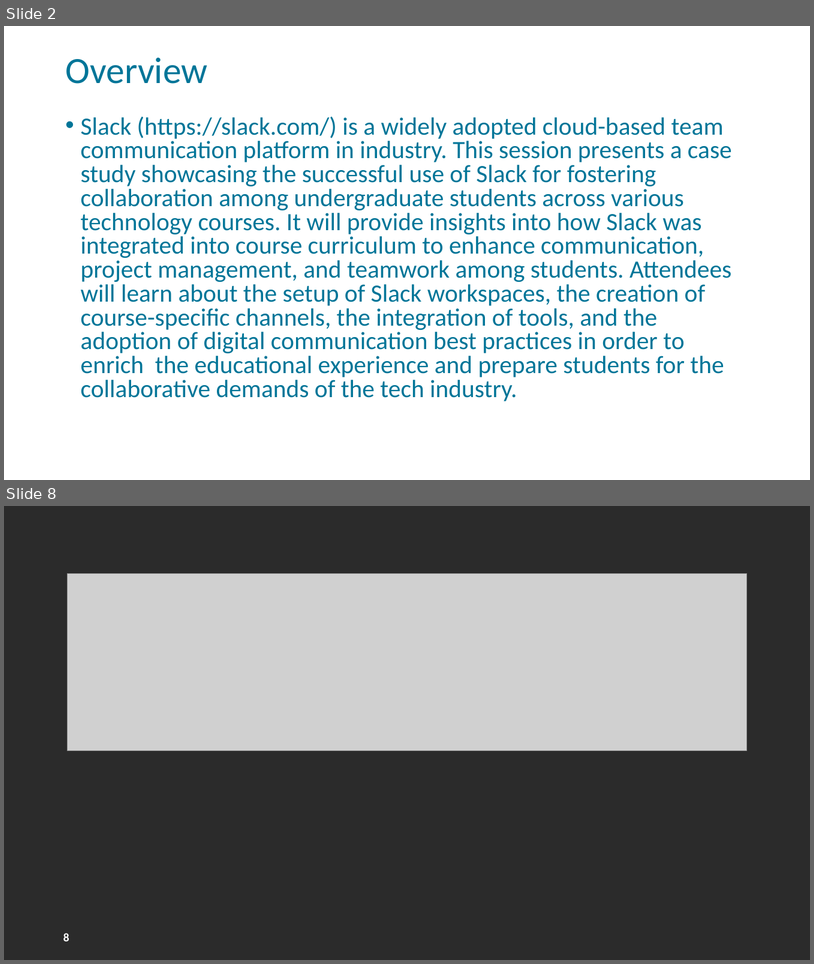
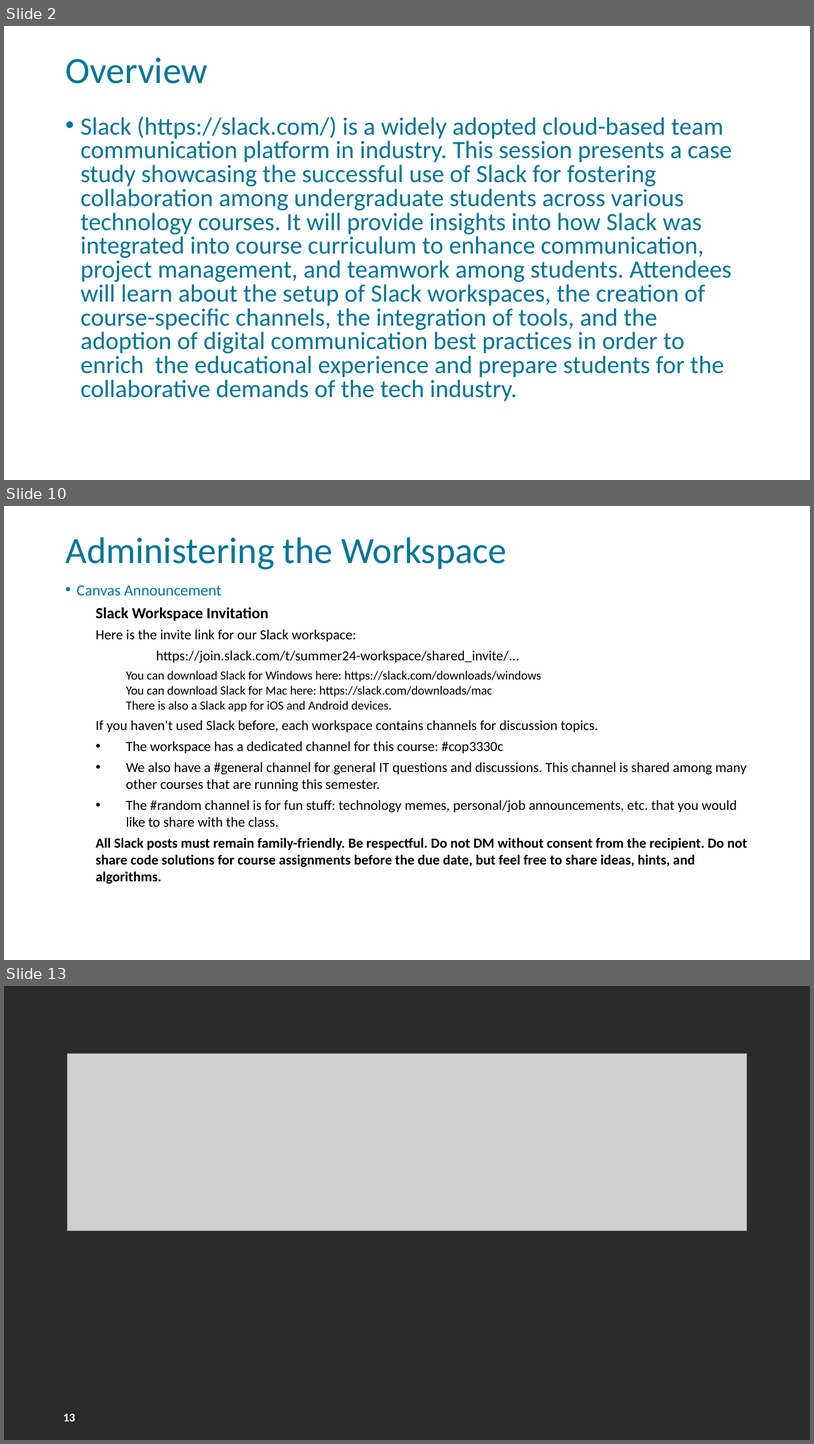
Before and after one commit to FSCJ-FacultyDev/HITEC2024, a slide deck: LeveragingSlackForStudentCollaboration.pptx. Shown one above the other, each under a label of ours: slides 2 and 8 before the commit, slides 2, 10 and 13 after it; the slides between them are not shown. The pictures are 814x964 and 814x1444 pixels, drawn with LibreOffice and Linux fonts; fonts in the diff are those of the drawing; grey boxes stand for pictures; background and template pictures are left out; a plain dark background stands for a picture behind light text. Boxes give left, top, right and bottom in pixels: in the first picture for what was removed or moved away, otherwise in the second. Text is boxed around its words. In the diff, an @@ line names an element or a change of style, - is before the commit and + after.

Commit message:
Added organization, admin slides

```diff
--- a/LeveragingSlackForStudentCollaboration.pptx
+++ b/LeveragingSlackForStudentCollaboration.pptx
@@ slide 10 added at bbox=[4, 506, 810, 960], background picture (left out); not listed: 1 template element that a slide beside it also shows @@
@@ title added at bbox=[65, 537, 507, 570], 44 pt, text #007598 @@
+Administering the Workspace
@@ text added at bbox=[77, 585, 747, 883], 16.6 pt, text #000000 @@
+• Canvas Announcement
+Slack Workspace Invitation
+Here is the invite link for our Slack workspace:
+https://join.slack.com/t/summer24-workspace/shared_invite/...
+  You can download Slack for Windows here: https://slack.com/downloads/windows
+  You can download Slack for Mac here: https://slack.com/downloads/mac
+  There is also a Slack app for iOS and Android devices.
+If you haven't used Slack before, each workspace contains channels for discussion topics.
+• The workspace has a dedicated channel for this course: #cop3330c
+• We also have a #general channel for general IT questions and discussions. This channel is shared among many other courses that are running this semester.
+• The #random channel is for fun stuff: technology memes, personal/job announcements, etc. that you would like to share with the class.
+All Slack posts must remain family-friendly. Be respectful. Do not DM without consent from the recipient. Do not share code solutions for course assignments before the due date, but feel free to share ideas, hints, and algorithms.
@@ what was slide 8 is now slide 13 @@
@@ page number at bbox=[63, 1413, 75, 1421]: text changed @@
-8
+13
```
Also in this commit, not shown: 6 slides changed, 4 other slides added.
